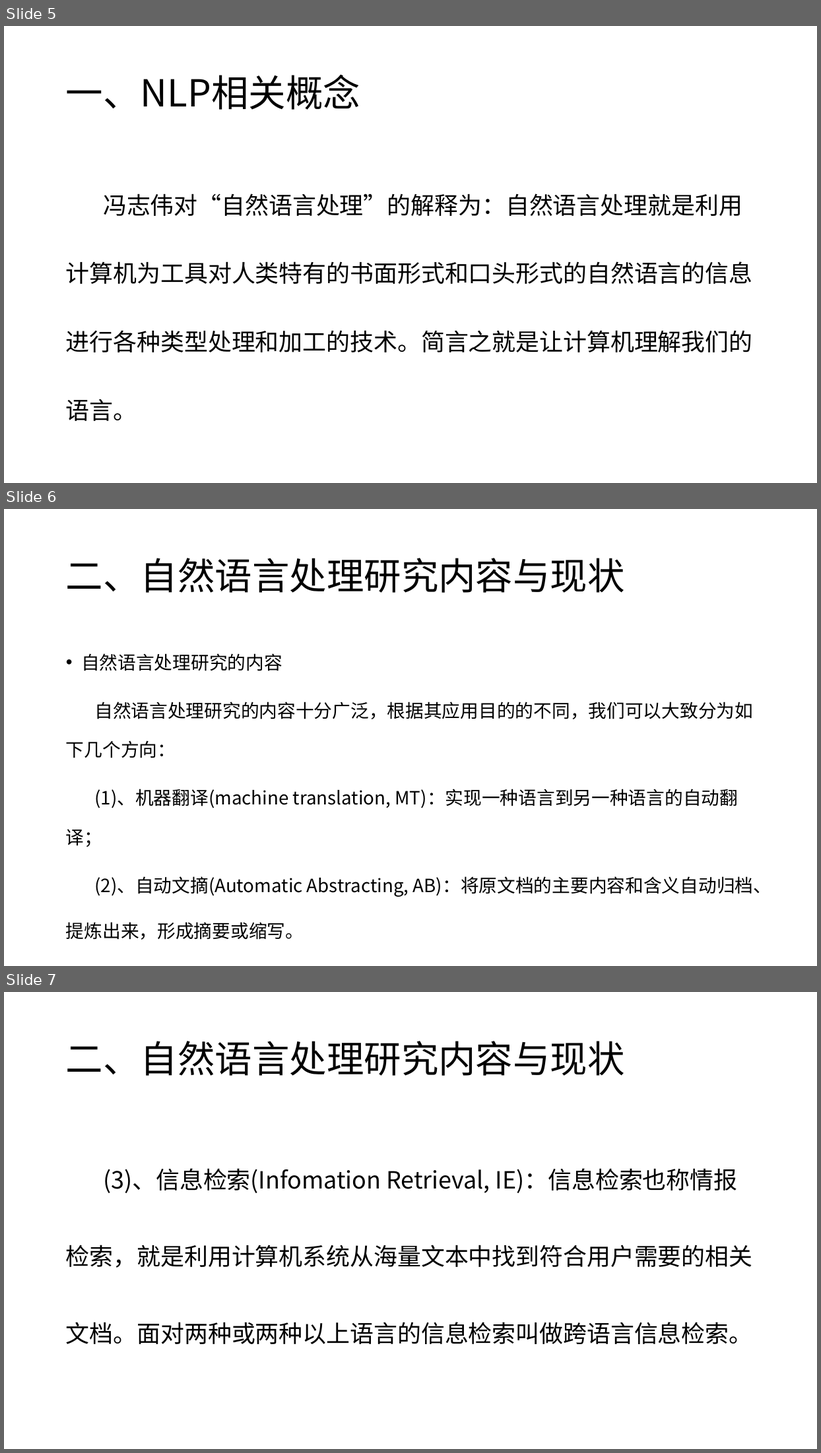
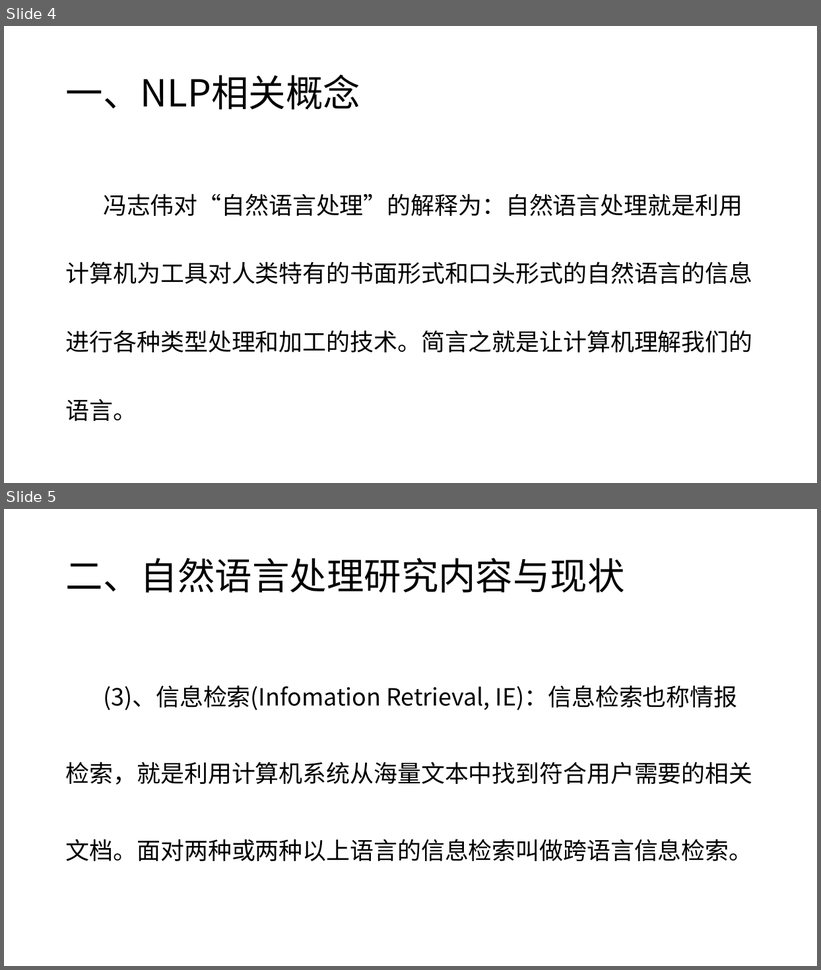
Before and after one commit to charlesXu86/Chatbot_CN, a slide deck: Chatbot_Doc/课程/NLP-5-词法分析.pptx. Shown one above the other, each under a label of ours: slides 5, 6 and 7 before the commit, slides 4 and 5 after it. The pictures are 821x1453 and 821x970 pixels, drawn with LibreOffice and Linux fonts; fonts in the diff are those of the drawing. Boxes give left, top, right and bottom in pixels: in the first picture for what was removed or moved away, otherwise in the second. Text is boxed around its words. In the diff, an @@ line names an element or a change of style, - is before the commit and + after.

```diff
--- a/Chatbot_Doc/课程/NLP-5-词法分析.pptx
+++ b/Chatbot_Doc/课程/NLP-5-词法分析.pptx
@@ slide 6 removed at (x1=4, y1=509, x2=817, y2=966), background #FFFFFF @@
@@ title removed at (x1=66, y1=558, x2=625, y2=593) @@
-二、自然语言处理研究内容与现状
@@ text removed at (x1=66, y1=654, x2=772, y2=940) @@
-• 自然语言处理研究的内容
-自然语言处理研究的内容十分广泛，根据其应用目的的不同，我们可以大致分为如下几个方向：
-(1)、机器翻译(machine translation, MT)：实现一种语言到另一种语言的自动翻译；
-(2)、自动文摘(Automatic Abstracting, AB)：将原文档的主要内容和含义自动归档、提炼出来，形成摘要或缩写。
@@ what was slide 5 is now slide 4 @@
@@ what was slide 7 is now slide 5 @@
```
Also in this commit, not shown: 1 slide changed, 1 other slide removed, 2 other files.
